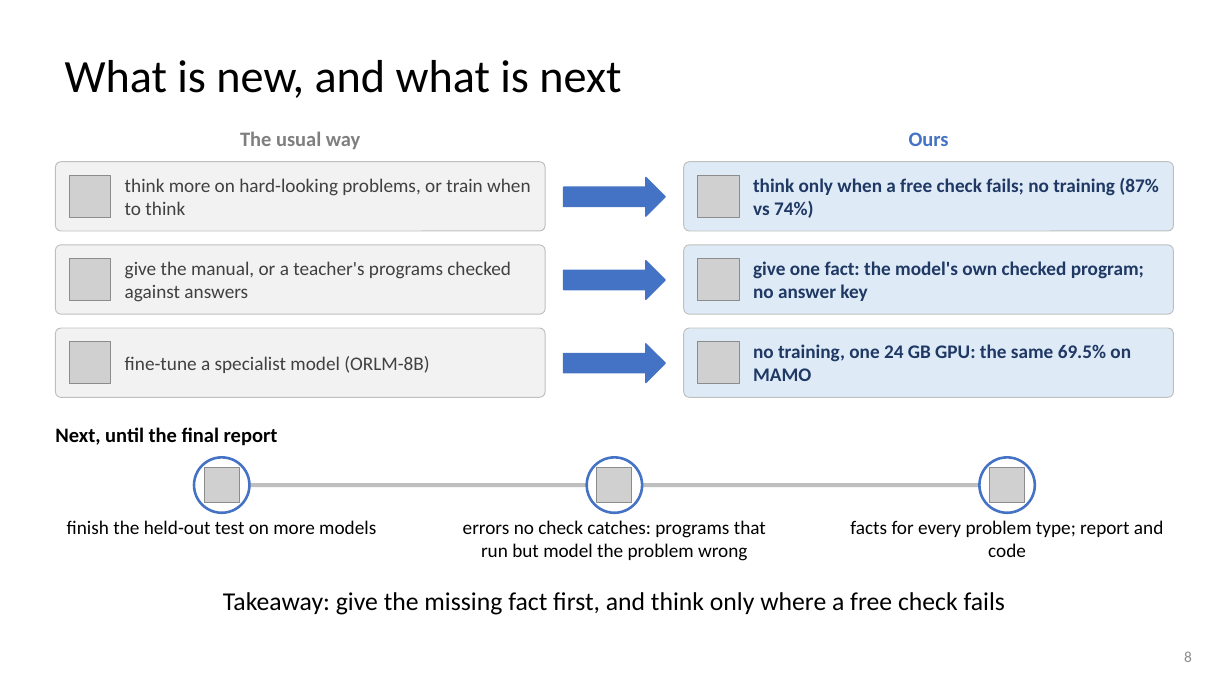
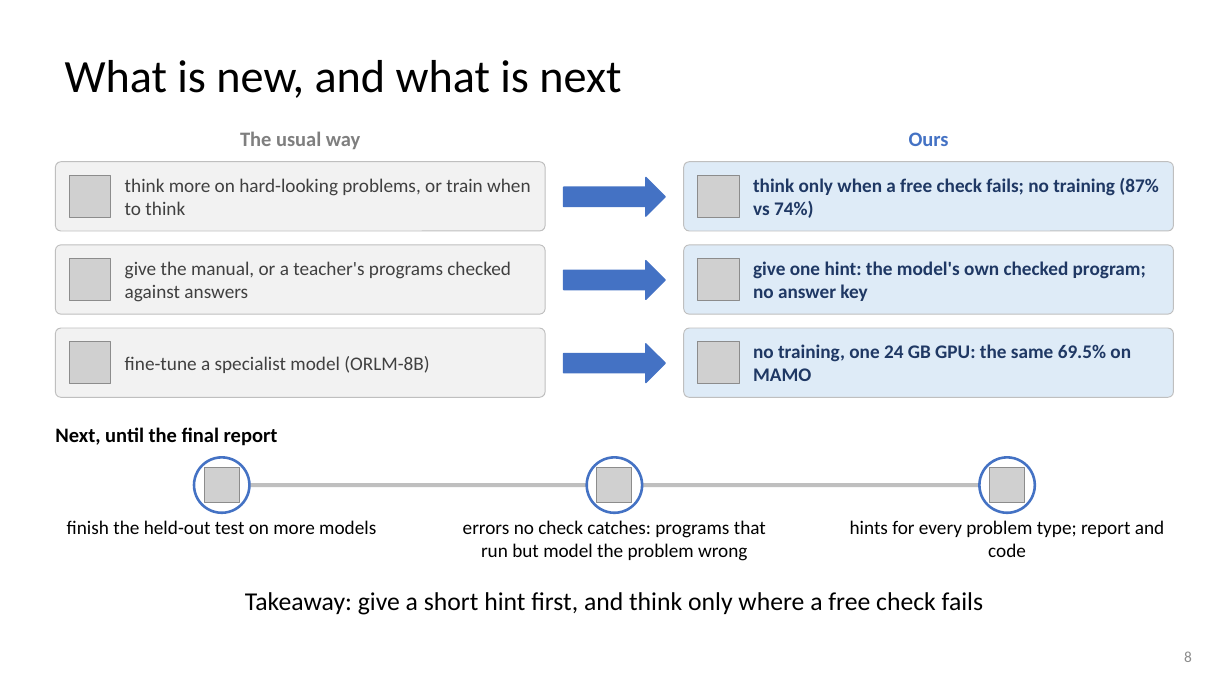
Before and after one commit to dlwns147/CSED490E_Project_Team5, a slide deck: slide 8 of Proposal_Team5.pptx. Drawn at 1232x693 pixels with LibreOffice and Linux fonts; fonts in the diff are those of the drawing; grey boxes stand for pictures. Boxes give left, top, right and bottom in pixels: in the first picture for what was removed or moved away, otherwise in the second. Text is boxed around its words. In the diff, an @@ line names an element or a change of style, - is before the commit and + after.

```diff
--- a/Proposal_Team5.pptx
+++ b/Proposal_Team5.pptx
@@ text at [753, 261, 1146, 301]: text changed @@
-give one fact: the model's own checked program; no answer key
+give one hint: the model's own checked program; no answer key
@@ text at [850, 520, 1164, 557]: text changed @@
-facts for every problem type; report and code
+hints for every problem type; report and code
@@ text at [245, 592, 983, 615]: text changed @@
-Takeaway: give the missing fact first, and think only where a free check fails
+Takeaway: give a short hint first, and think only where a free check fails
```
Also in this commit, not shown: 22 other slides changed, 2 slides removed, 4 other files.
